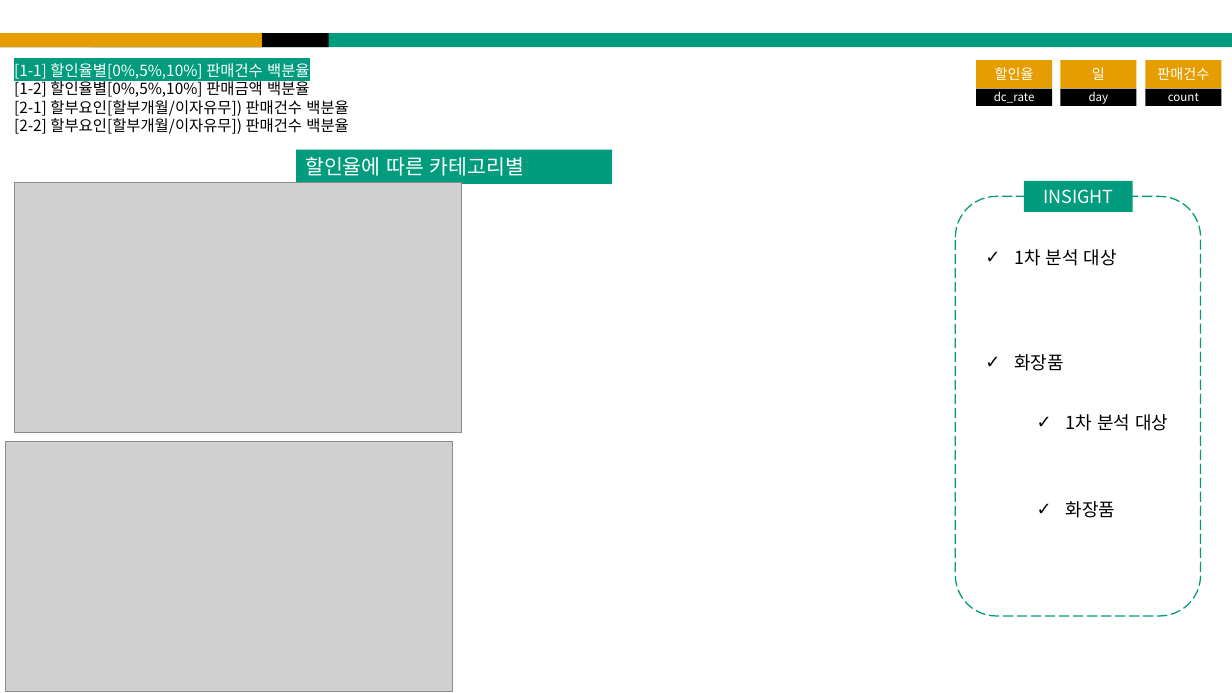
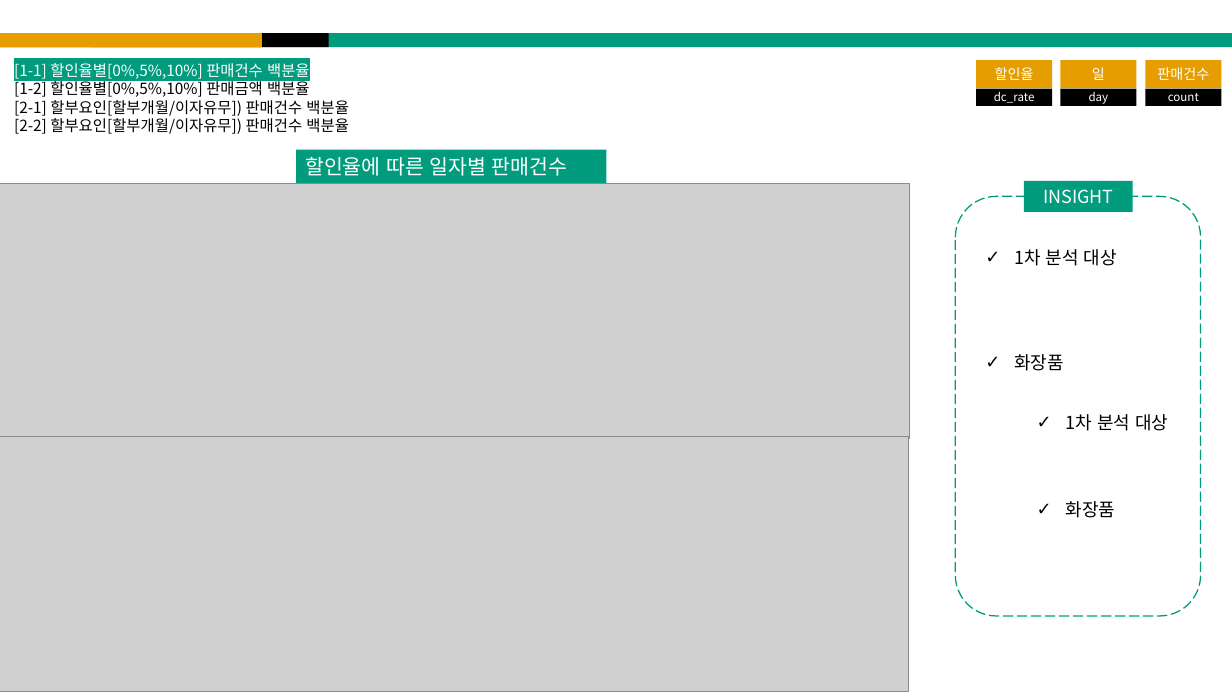
Before and after one commit to horaeng1/Asiae_AI, a slide deck: slide 35 of 1_Code/4_kim/R/BA_Project.pptx. Drawn at 1232x693 pixels with LibreOffice and Linux fonts; fonts in the diff are those of the drawing; grey boxes stand for pictures. Boxes give left, top, right and bottom in pixels: in the first picture for what was removed or moved away, otherwise in the second. Text is boxed around its words. In the diff, an @@ line names an element or a change of style, - is before the commit and + after.

```diff
--- a/1_Code/4_kim/R/BA_Project.pptx
+++ b/1_Code/4_kim/R/BA_Project.pptx
@@ rectangle "할인율에 따른 일자별 판매건수": place and size @@
-rectangle "할인율에 따른 일자별 판매건수" at (297, 150, 613, 184)
+rectangle "할인율에 따른 일자별 판매건수" at (297, 150, 607, 184)
@@ text in rectangle at (305, 157, 567, 176): text changed @@
-할인율에 따른 카테고리별 판매건수
+할인율에 따른 일자별 판매건수
@@ picture: place and size @@
-picture at (15, 182, 462, 432)
+picture at (0, 184, 909, 439)
@@ picture: place and size @@
-picture at (6, 442, 453, 691)
+picture at (0, 437, 909, 692)
```
Also in this commit, not shown: 15 other slides changed, 2 slides added.
